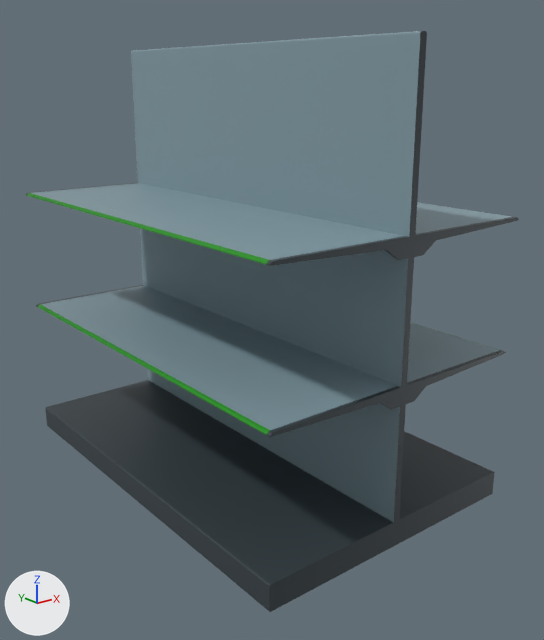
Renders of the glTF model assets/models/shelves/Shelf_2row_col.glb from each side of a commit.
Before and after are seen from a 50 mm camera at (-3.14, -2.7, 2.74) aimed at (0.06, 1.31, 1.14). Arrows for +X, +Y and +Z are at lower left; the lights stay in place. The first picture is the older version. Vertices at exactly the same position are counted once.

Names of what the first picture shows: 'Shelf_2row_col'.
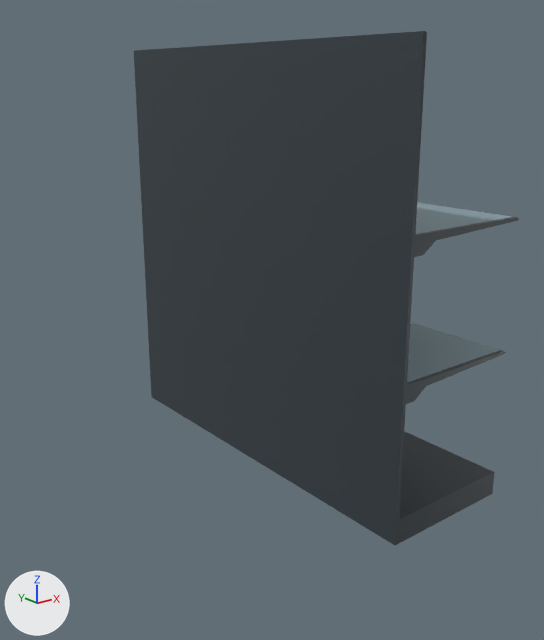
Where the change shows, as pixel boxes [x1, y1, x2, y2] in the pictures (544 x 640 px):
```json
{"object": "Shelf_2row_col", "change": "reshaped", "before": [26, 31, 519, 612], "after": [134, 31, 519, 545], "on screen": "22% narrower, 12% shorter"}
{"part": 1, "of": "me_cube_024", "change": "cut back", "before": [26, 31, 424, 612], "after": [134, 31, 424, 545]}
```

The change, as JSON lines over the scene's bpy script:
```json
{"block": "me_cube_024", "where": "# used by ob_shelf_2row_col; location = (0.0, 0.0, 0.0)"}
{"op": "remove", "block": "me_cube_024", "code": "me_cube_024.from_pydata(...)  # 474 vertices, 988 faces; spans x -1.0..1.0, y 0.0..3.0, z 0.0..3.0"}
{"op": "add", "block": "me_cube_024", "code": "me_cube_024.from_pydata(...)  # 250 vertices, 516 faces; spans x 0.0..1.0, y 0.0..3.0, z 0.0..3.0"}
{"block": "me_cube_024", "change": "me_cube_024 part 1"}
{"block": "me_cube_024", "change": "224 vertices are removed from x -1.0..-0.01, y 0.0..3.0, z 0.0..3.0"}
{"block": "me_cube_024", "change": "494 faces are deleted"}
{"block": "me_cube_024", "change": "22 new faces join them"}
```
